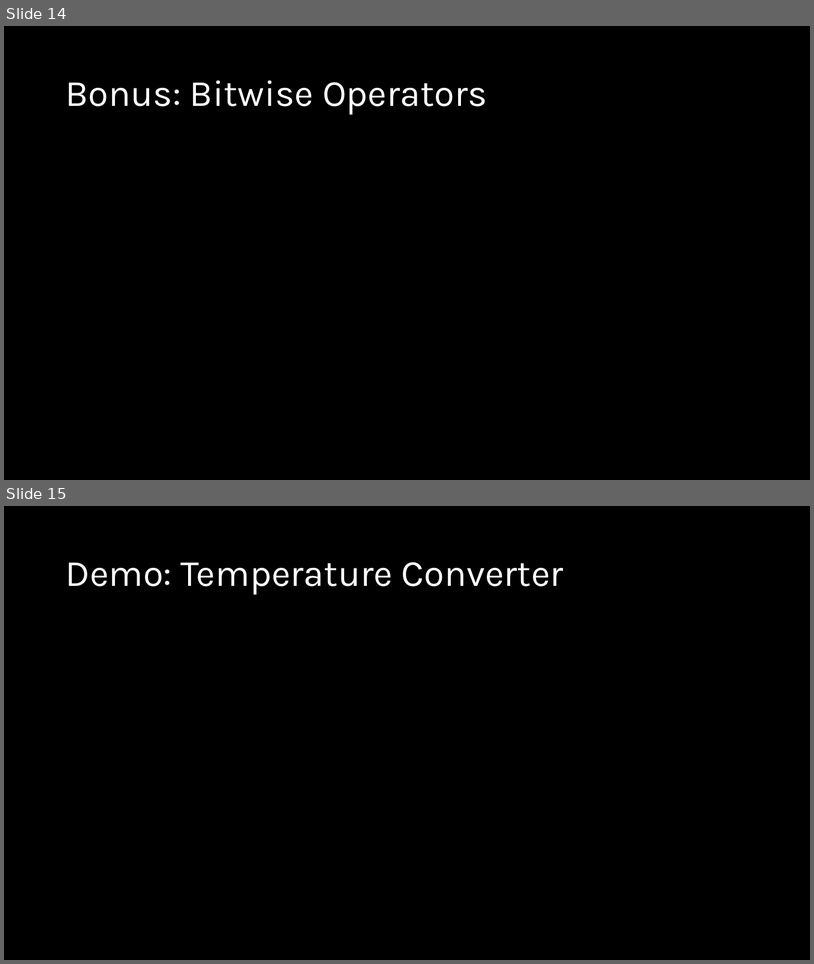
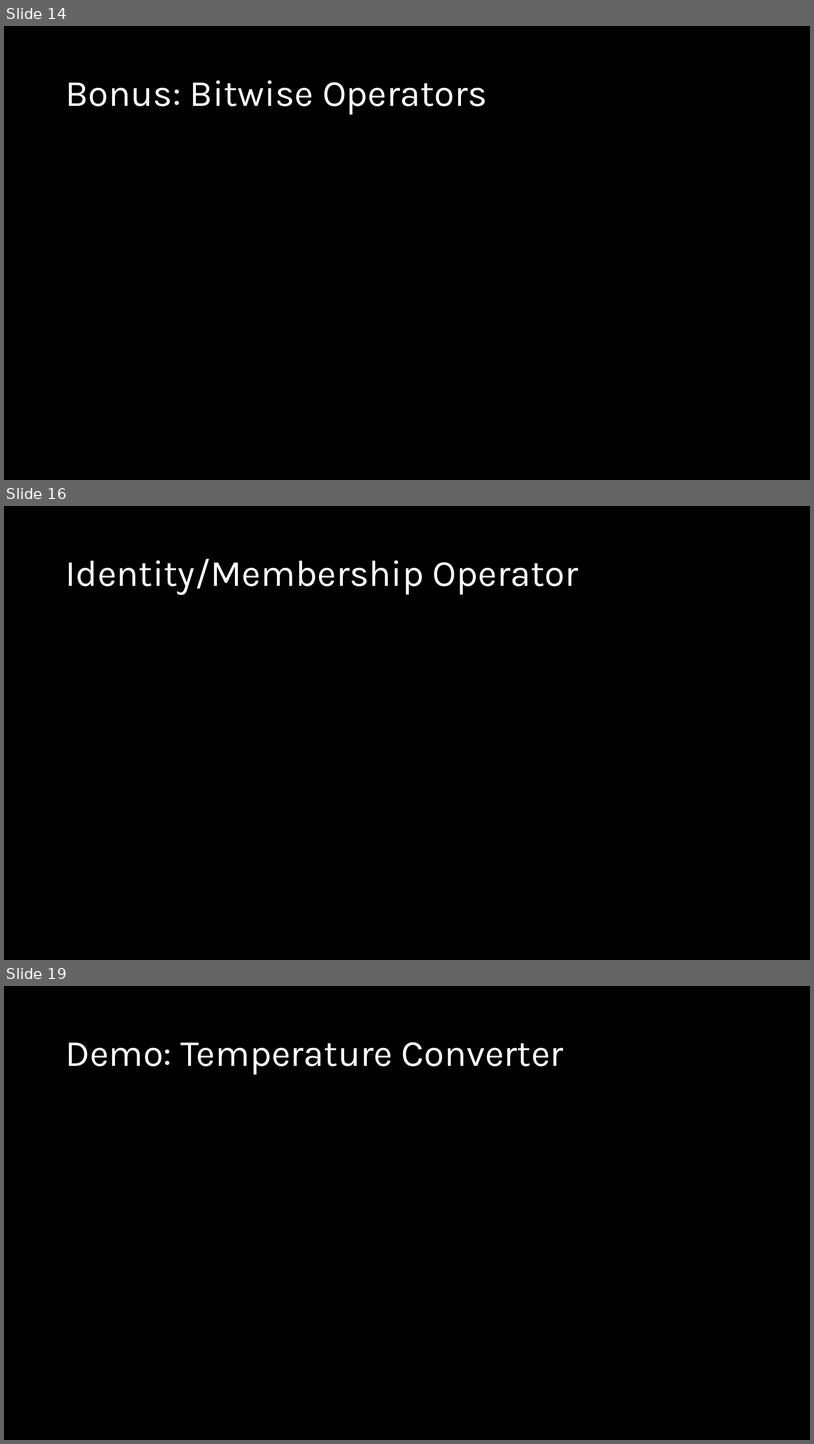
Before and after one commit to d-guh/computer-courses, a slide deck: intro-to-python/02/lesson-02.pptx. Shown one above the other, each under a label of ours: slides 14 and 15 before the commit, slides 14, 16 and 19 after it; the slides between them are not shown. The pictures are 814x964 and 814x1444 pixels, drawn with LibreOffice and Linux fonts; fonts in the diff are those of the drawing; background and template pictures are left out. Boxes give left, top, right and bottom in pixels: in the first picture for what was removed or moved away, otherwise in the second. Text is boxed around its words. In the diff, an @@ line names an element or a change of style, - is before the commit and + after.

```diff
--- a/intro-to-python/02/lesson-02.pptx
+++ b/intro-to-python/02/lesson-02.pptx
@@ slide 16 added at <box>4,506,810,960</box>, background #000000 @@
@@ title added at <box>65,559,578,595</box>, 44 pt, text #FFFFFF @@
+Identity/Membership Operator
@@ what was slide 15 is now slide 19 @@
```
Also in this commit, not shown: 6 slides changed, 3 other slides added.
